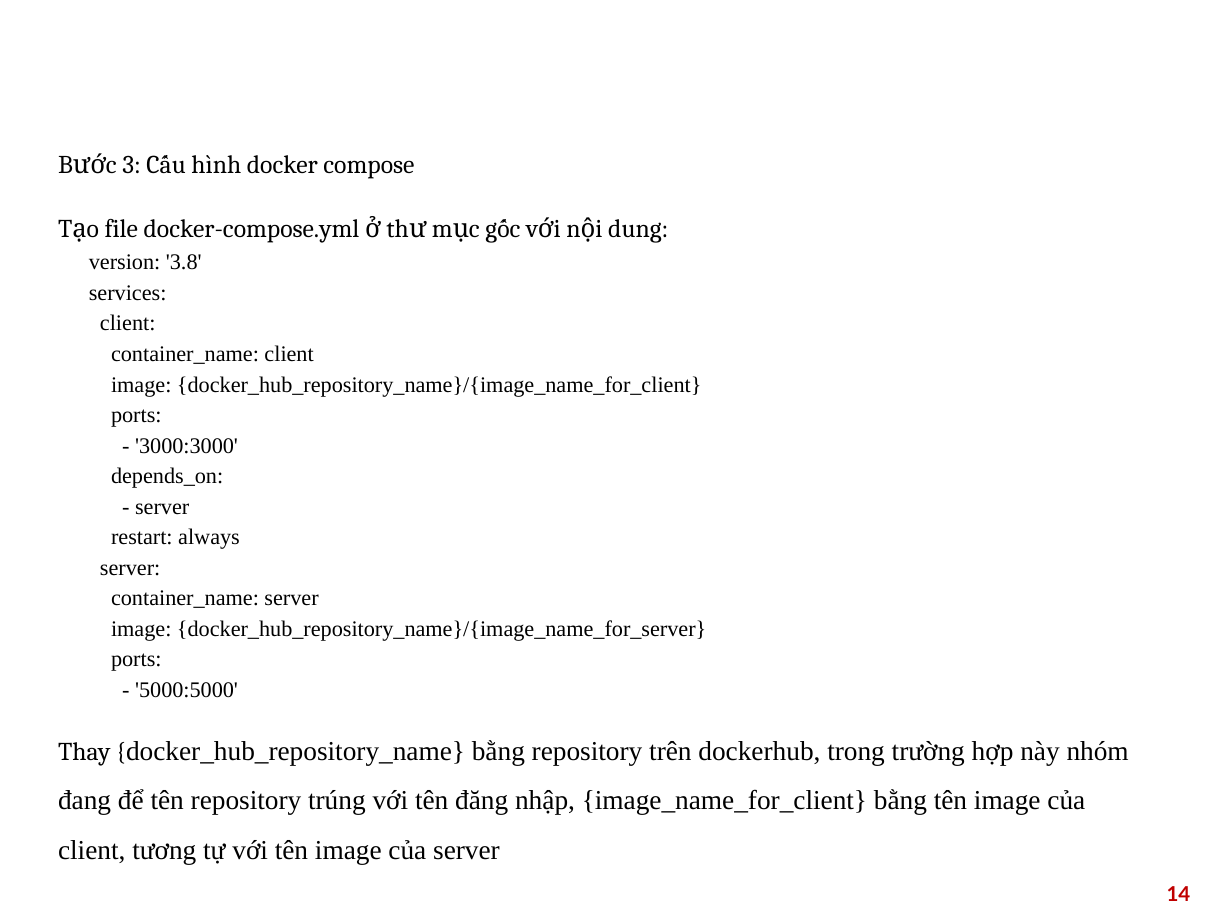
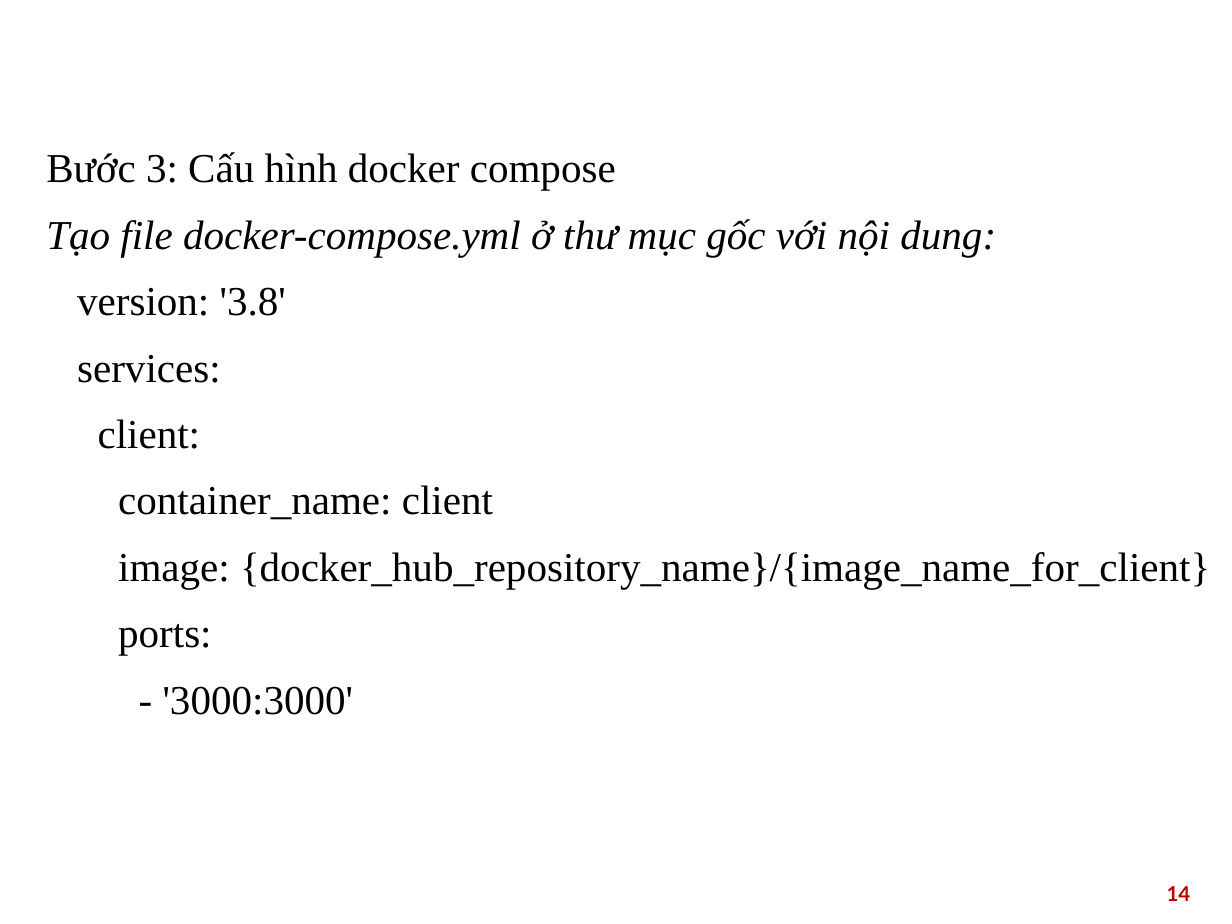
Before and after one commit to tienlhp1/agile_group_2, a slide deck: slide 14 of Agile.pptx. Drawn at 1232x924 pixels with LibreOffice and Linux fonts; fonts in the diff are those of the drawing; background and template pictures are left out. Boxes give left, top, right and bottom in pixels: in the first picture for what was removed or moved away, otherwise in the second. Text is boxed around its words. In the diff, an @@ line names an element or a change of style, - is before the commit and + after.

```diff
--- a/Agile.pptx
+++ b/Agile.pptx
@@ text "Bước 3: Cấu hình docker ...": place and size @@
-text "Bước 3: Cấu hình docker ..." at <box>58,155,1129,864</box>
+text "Bước 3: Cấu hình docker ..." at <box>46,152,1210,715</box>
@@ text "Bước 3: Cấu hình docker ..." at <box>46,152,1210,715</box>: size 15 to 24 pt, font Cambria to Times New Roman in "Bước 3: Cấu hình docker compose", "Tạo file docker-compose.yml ở thư mục gốc ..."; italic on in "Tạo file docker-compose.yml ở thư mục gốc ..."; size 13 to 24 pt in "version: '3.8'", "services:", "client:", "container_name: client" and 3 more places; line spacing 1.5 to 1; line spacing 0.5 to 1 @@
@@ title at <box>220,287,286,316</box>: text changed @@
-x. Hướng dẫn cài đặt, triển khai
+8. HƯỚNG DẪN CÀI ĐẶT, TRIỂN KHAI
@@ text at <box>58,467,1129,864</box>: paragraphs removed @@
-depends_on:
-- server
-restart: always
-server:
-container_name: server
-image: {docker_hub_repository_name}/{image_name_for_server}
-ports:
-- '5000:5000'
-Thay {docker_hub_repository_name} bằng repository trên dockerhub, trong trường hợp này nhóm đang để tên repository trúng với tên đăng nhập, {image_name_for_client} bằng tên image của client, tương tự với tên image của server
```
Also in this commit, not shown: 21 other slides changed, 1 slide added.
